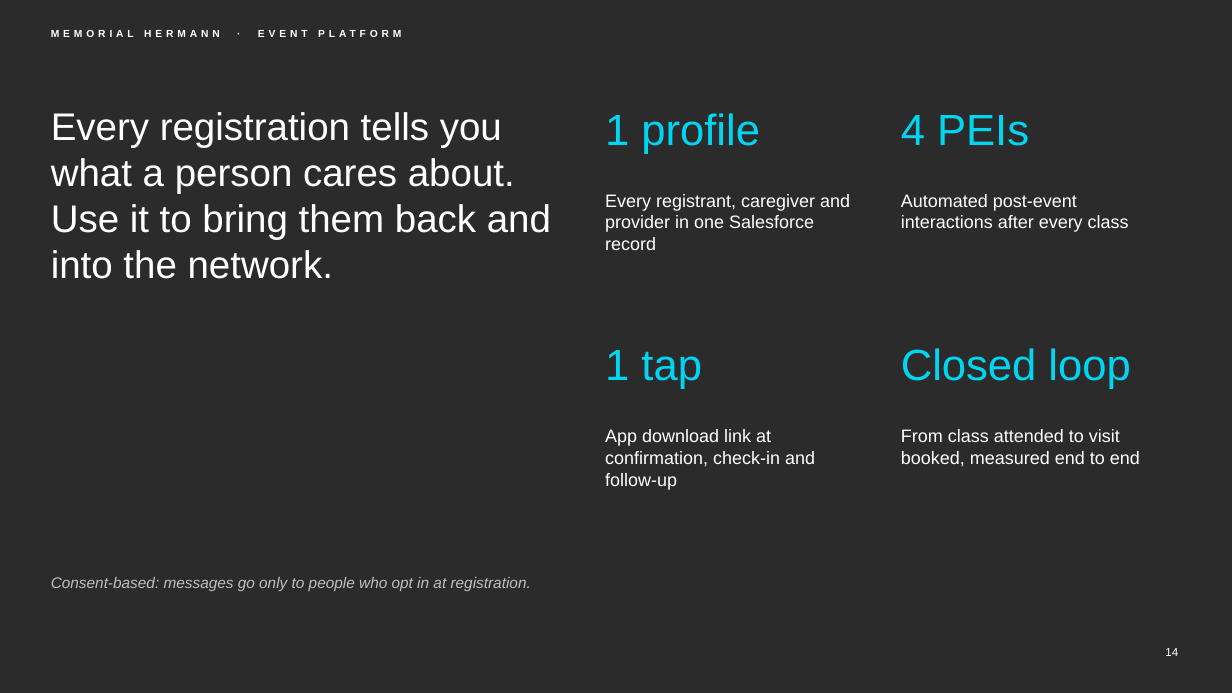
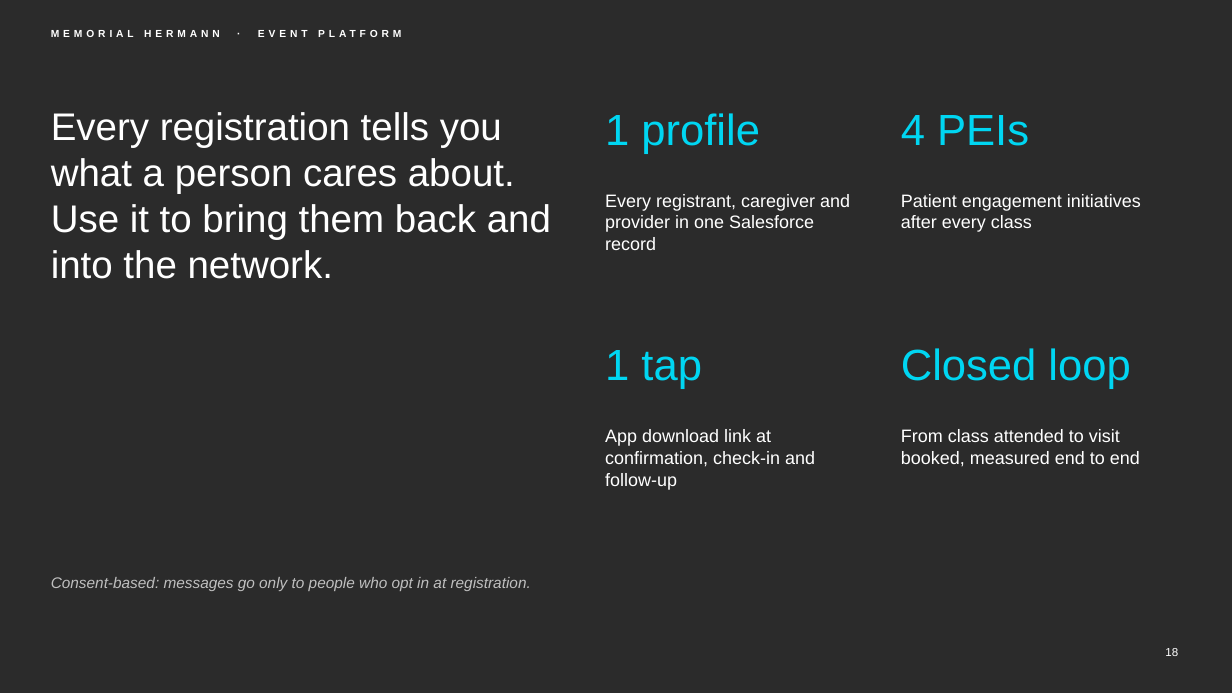
Before and after one commit to chintasurya/preSales_Memorial-hermann, a slide deck: slide 18 of deck/Memorial-Hermann-Event-Platform.pptx (slide 14 before the commit). Drawn at 1232x693 pixels with LibreOffice and Linux fonts; fonts in the diff are those of the drawing; background and template pictures are left out; a plain dark background stands for a picture behind light text. Boxes give left, top, right and bottom in pixels: in the first picture for what was removed or moved away, otherwise in the second. Text is boxed around its words. In the diff, an @@ line names an element or a change of style, - is before the commit and + after.

```diff
--- a/deck/Memorial-Hermann-Event-Platform.pptx
+++ b/deck/Memorial-Hermann-Event-Platform.pptx
@@ text at bbox=[901, 194, 1141, 232]: text changed @@
-Automated post-event interactions after every class
+Patient engagement initiatives after every class
@@ page number at bbox=[1165, 648, 1178, 656]: text changed @@
-14
+18
```
Also in this commit, not shown: 9 other slides changed, 6 slides added, 1 slide removed, 12 other files.
